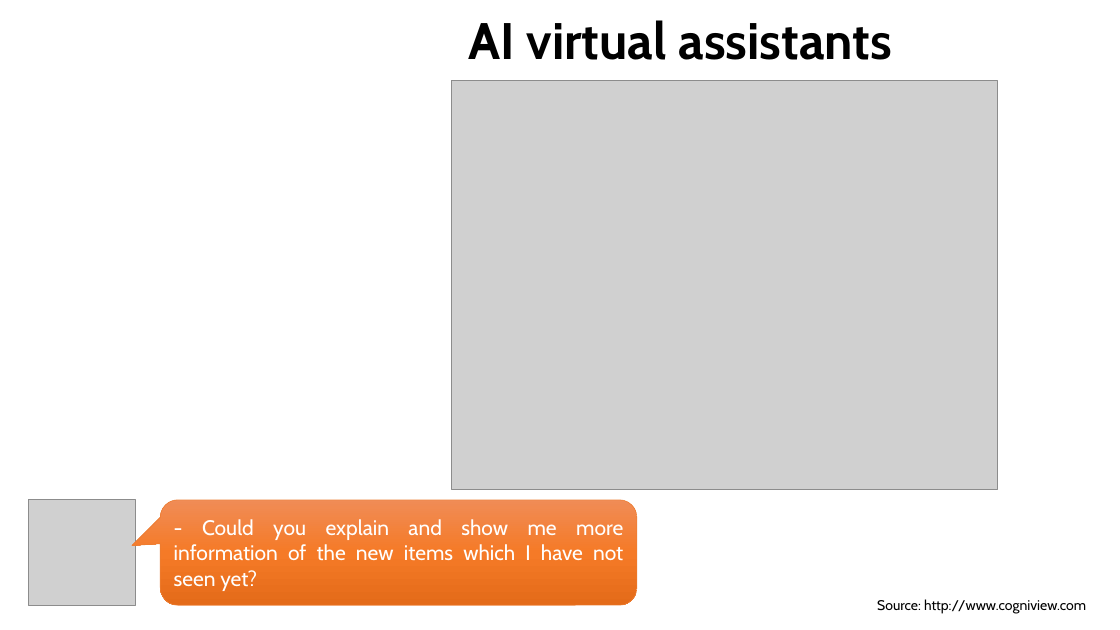
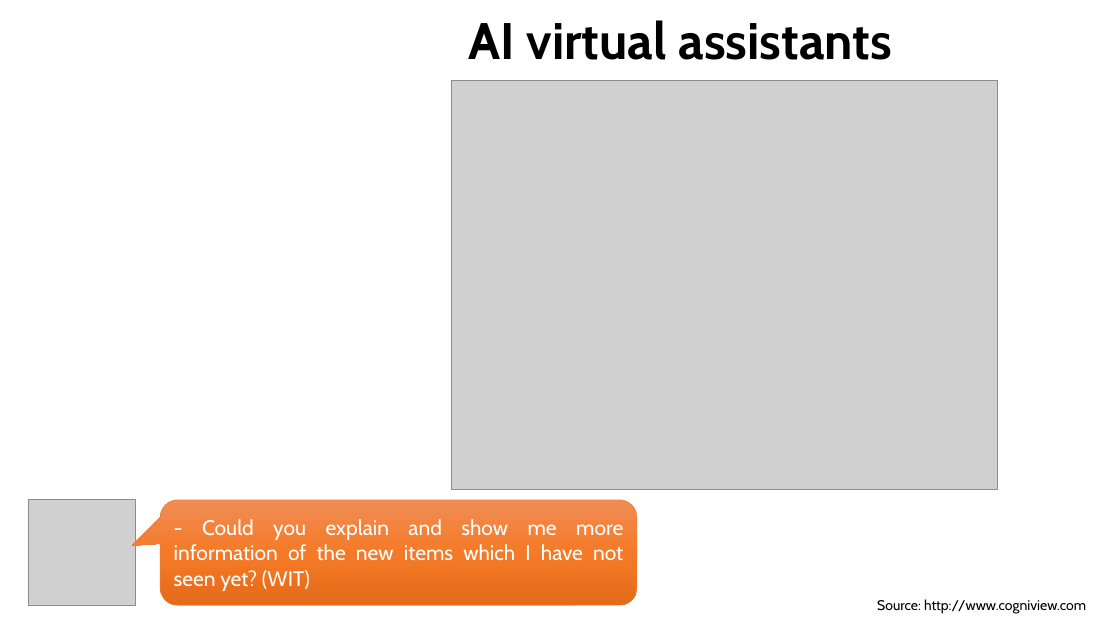
Before and after one commit to dungdovu/DGA1031, a slide deck: slide 7 of DGA1031/What is it.pptx (slide 4 before the commit). Drawn at 1120x630 pixels with LibreOffice and Linux fonts; fonts in the diff are those of the drawing; grey boxes stand for pictures; background and template pictures are left out. Boxes give left, top, right and bottom in pixels: in the first picture for what was removed or moved away, otherwise in the second. Text is boxed around its words. In the diff, an @@ line names an element or a change of style, - is before the commit and + after.

```diff
--- a/DGA1031/What is it.pptx
+++ b/DGA1031/What is it.pptx
@@ text in rounded speech box at [174,519,623,591]: text changed @@
-- Could you explain and show me more information of the new items which I have not seen yet?
+- Could you explain and show me more information of the new items which I have not seen yet? (WIT)
```
Also in this commit, not shown: 14 other slides changed, 7 slides added, 2 slides removed, 8 other files.
